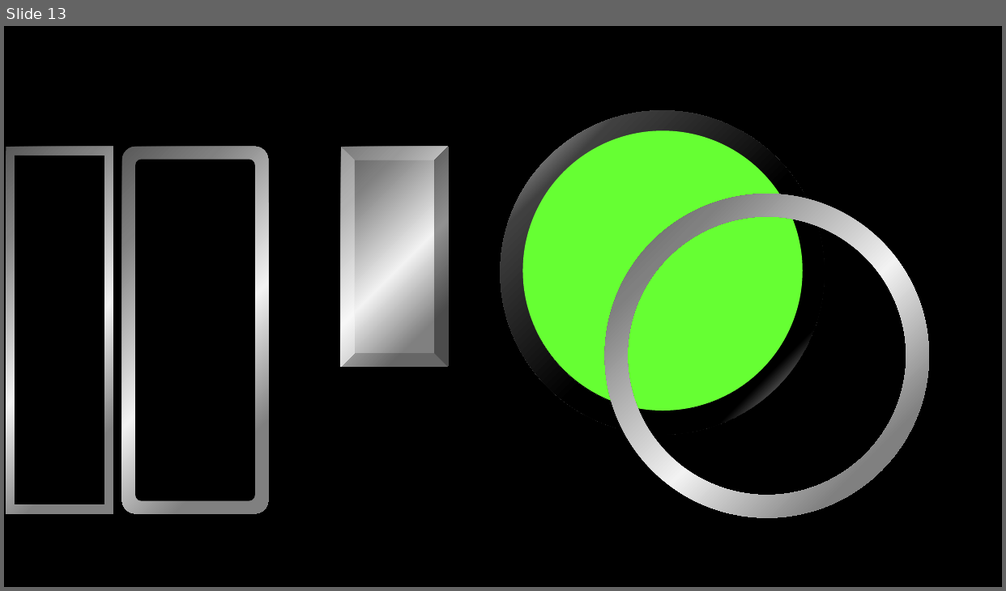
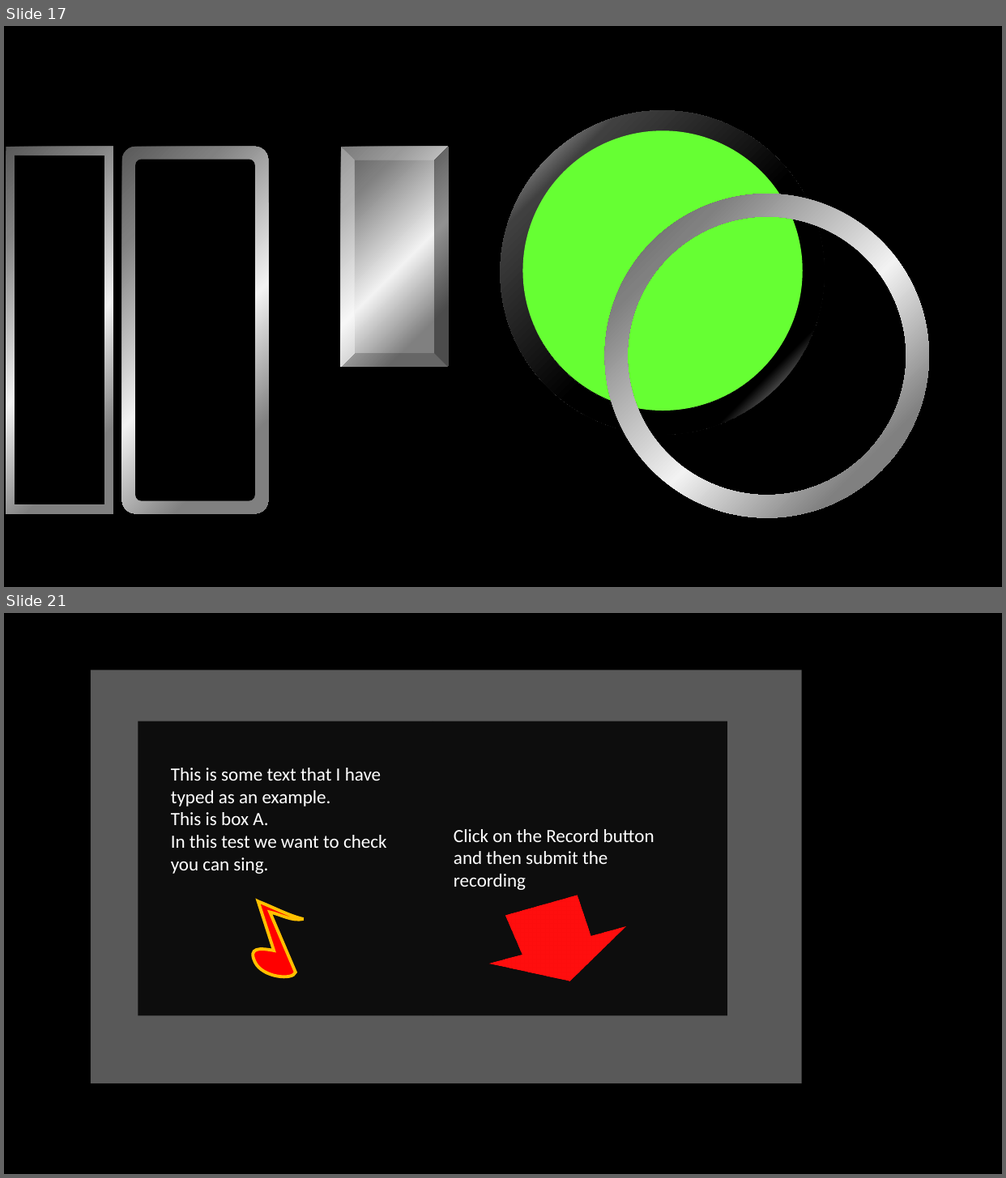
Before and after one commit to sweatysock/jock, a slide deck: design notes.pptx. Shown one above the other, each under a label of ours: slide 13 before the commit, slides 17 and 21 after it; the slides between them are not shown. The pictures are 1006x591 and 1006x1178 pixels, drawn with LibreOffice and Linux fonts; fonts in the diff are those of the drawing. Boxes give left, top, right and bottom in pixels: in the first picture for what was removed or moved away, otherwise in the second. Text is boxed around its words. In the diff, an @@ line names an element or a change of style, - is before the commit and + after.

```diff
--- a/design notes.pptx
+++ b/design notes.pptx
@@ slide 21 added at (x1=4, y1=613, x2=1002, y2=1174), background #000000 @@
@@ rectangle added at (x1=91, y1=670, x2=802, y2=1084), fill #595959 @@
@@ rectangle added at (x1=138, y1=722, x2=433, y2=1016), fill #0D0D0D @@
@@ rectangle added at (x1=433, y1=722, x2=728, y2=1016), fill #0D0D0D @@
@@ text added at (x1=171, y1=768, x2=387, y2=874), 18 pt, text #FFFFFF @@
+This is some text that I have typed as an example.
+This is box A.
+In this test we want to check you can sing.
@@ text added at (x1=454, y1=829, x2=654, y2=890), 18 pt, text #FFFFFF @@
+Click on the Record button and then submit the recording
@@ freeform shape added at (x1=253, y1=902, x2=304, y2=977), fill #FF0000, outline #FFC000 3 pt @@
@@ right arrow added at (x1=475, y1=882, x2=637, y2=1009), fill #FF0000, outline #FFC000 3 pt @@
@@ what was slide 13 is now slide 17 @@
```
Also in this commit, not shown: 7 slides changed, 9 other slides added, 21 other files.
